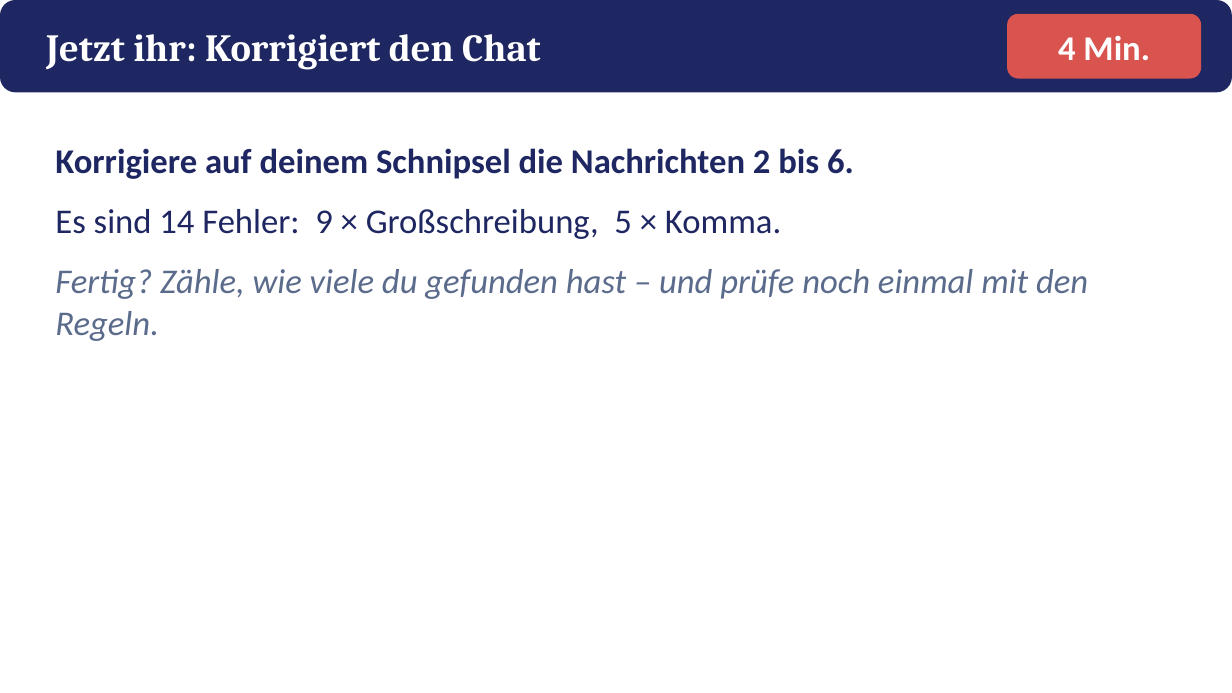
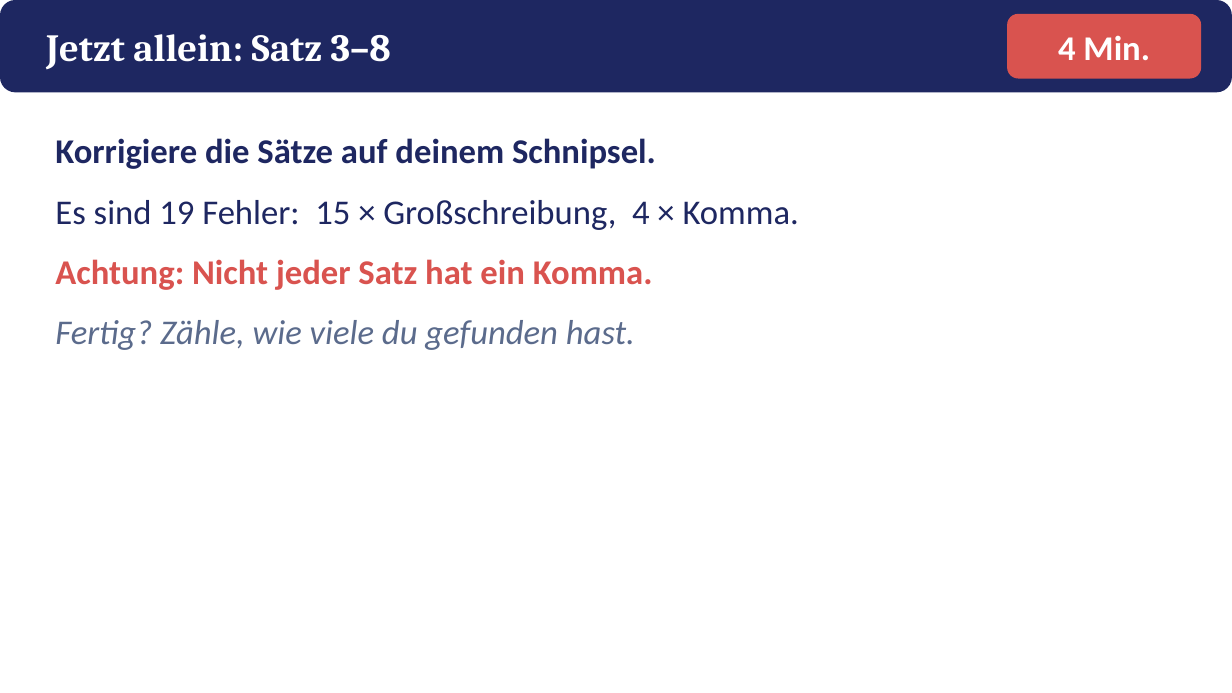
Before and after one commit to golzkonstantin-gif/Schule, a slide deck: slide 8 of Deutsch_11/Kafka_Appell/Praesentation_Kafkas_Appell.pptx (slide 6 before the commit). Drawn at 1232x693 pixels with LibreOffice and Linux fonts; fonts in the diff are those of the drawing. Boxes give left, top, right and bottom in pixels: in the first picture for what was removed or moved away, otherwise in the second. Text is boxed around its words. In the diff, an @@ line names an element or a change of style, - is before the commit and + after.

```diff
--- a/Deutsch_11/Kafka_Appell/Praesentation_Kafkas_Appell.pptx
+++ b/Deutsch_11/Kafka_Appell/Praesentation_Kafkas_Appell.pptx
@@ text at [46, 34, 391, 69]: text changed @@
-Jetzt ihr: Korrigiert den Chat
+Jetzt allein: Satz 3–8
@@ text at [55, 138, 799, 350]: text changed @@
-Korrigiere auf deinem Schnipsel die Nachrichten 2 bis 6.
-Es sind 14 Fehler: 9 × Großschreibung, 5 × Komma.
-Fertig? Zähle, wie viele du gefunden hast – und prüfe noch einmal mit den Regeln.
+Korrigiere die Sätze auf deinem Schnipsel.
+Es sind 19 Fehler: 15 × Großschreibung, 4 × Komma.
+Achtung: Nicht jeder Satz hat ein Komma.
+Fertig? Zähle, wie viele du gefunden hast.
```
Also in this commit, not shown: 5 other slides changed, 12 slides added, 10 slides removed, 17 other files.
